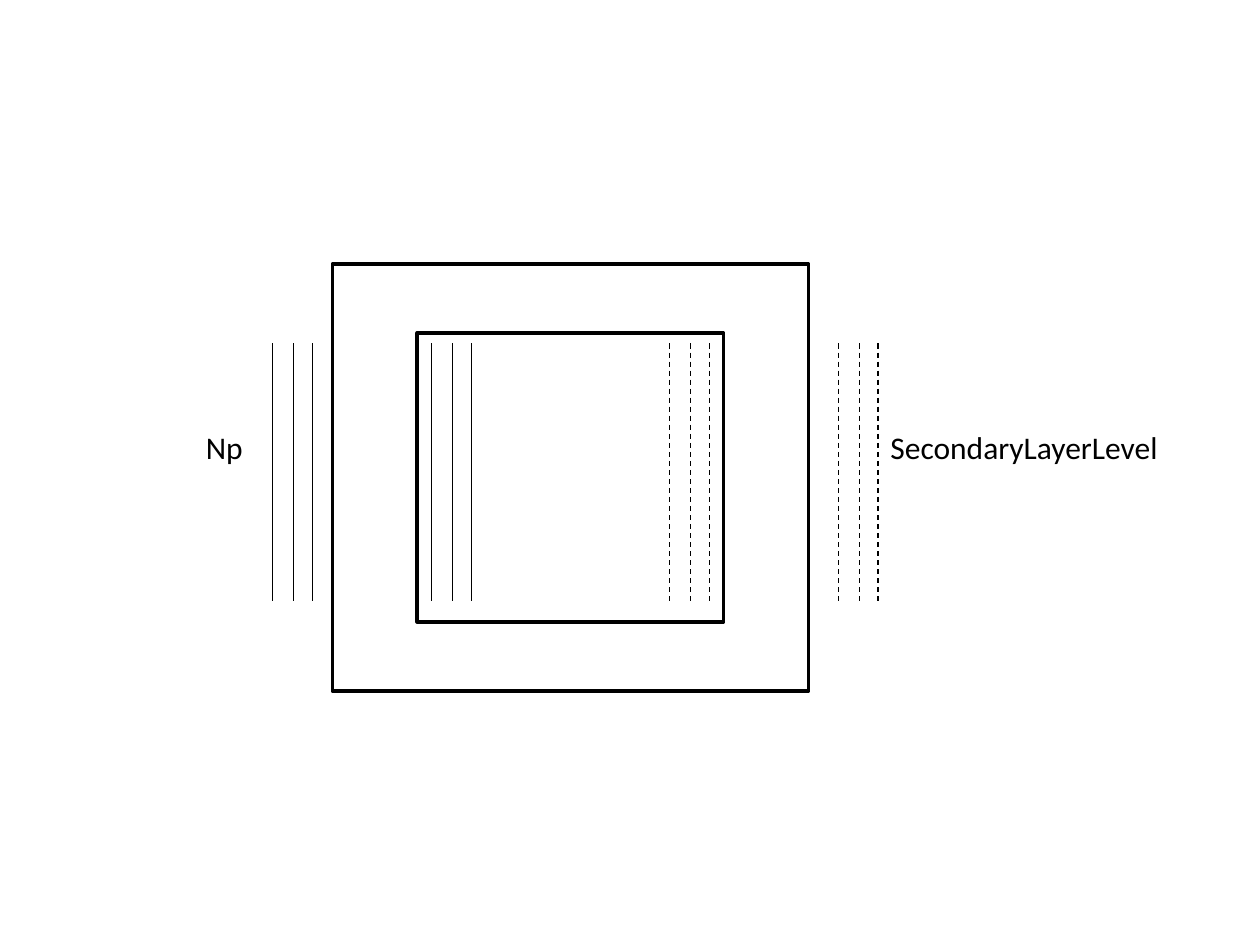
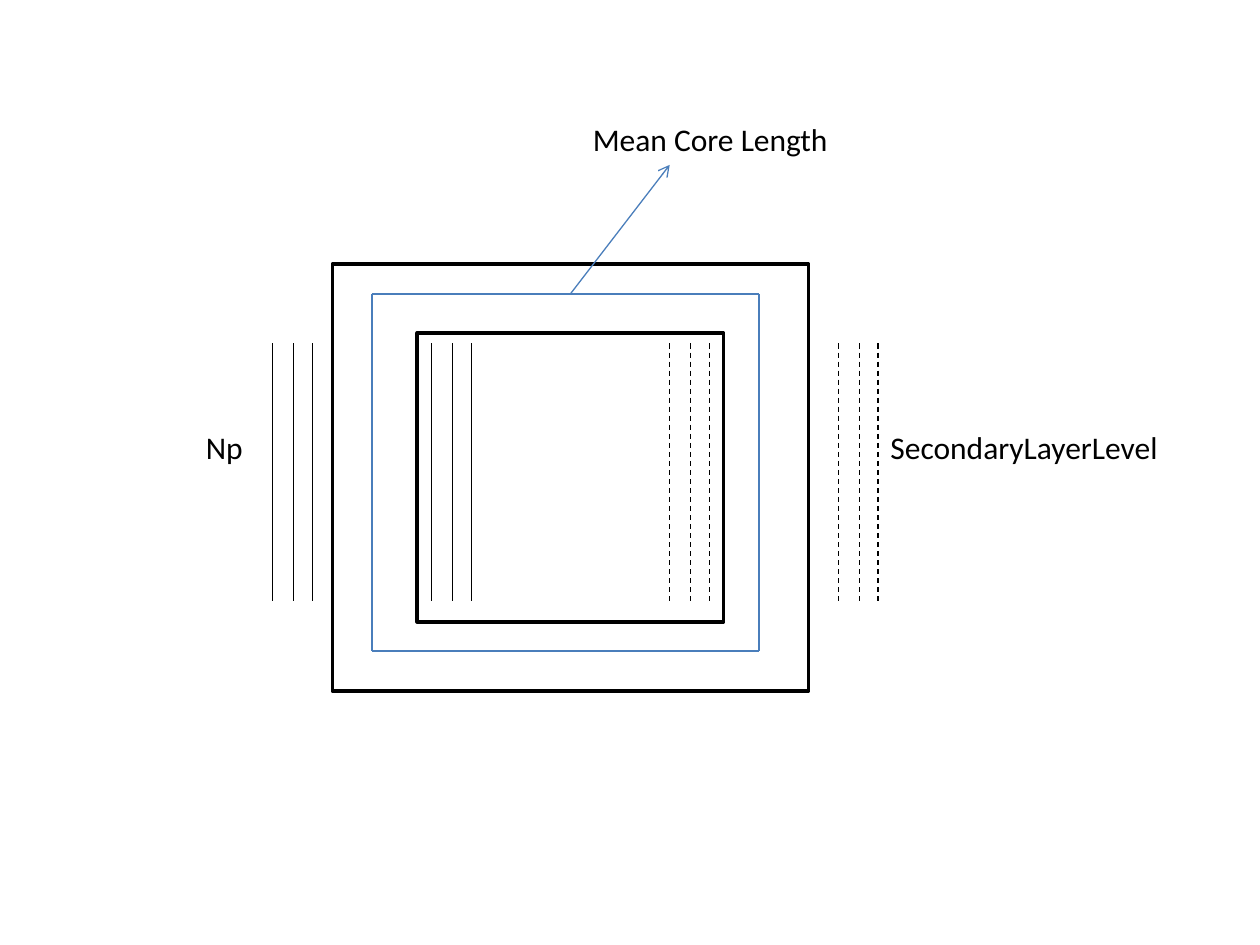
Before and after one commit to odtu/EE564, a slide deck: slide 1 of XRAY/Yunus_Sener/TrafoŞekil.pptx. Drawn at 1260x945 pixels with LibreOffice and Linux fonts; fonts in the diff are those of the drawing. Boxes give left, top, right and bottom in pixels: in the first picture for what was removed or moved away, otherwise in the second. Text is boxed around its words. In the diff, an @@ line names an element or a change of style, - is before the commit and + after.

```diff
--- a/XRAY/Yunus_Sener/TrafoŞekil.pptx
+++ b/XRAY/Yunus_Sener/TrafoŞekil.pptx
@@ text added at [593, 129, 828, 157], 18 pt, text #000000 @@
+Mean Core Length
@@ arrow added from (571, 294) to (669, 165), #4B7EBC 0.75 pt @@
@@ line added from (372, 294) to (372, 651), #4B7EBC 0.75 pt @@
@@ line added from (372, 294) to (759, 294), #4B7EBC 0.75 pt @@
@@ line added from (759, 294) to (759, 651), #4B7EBC 0.75 pt @@
@@ line added from (372, 651) to (759, 651), #4B7EBC 0.75 pt @@
```
Also in this commit, not shown: 1 other slide changed, 1 slide added, 5 other files.
